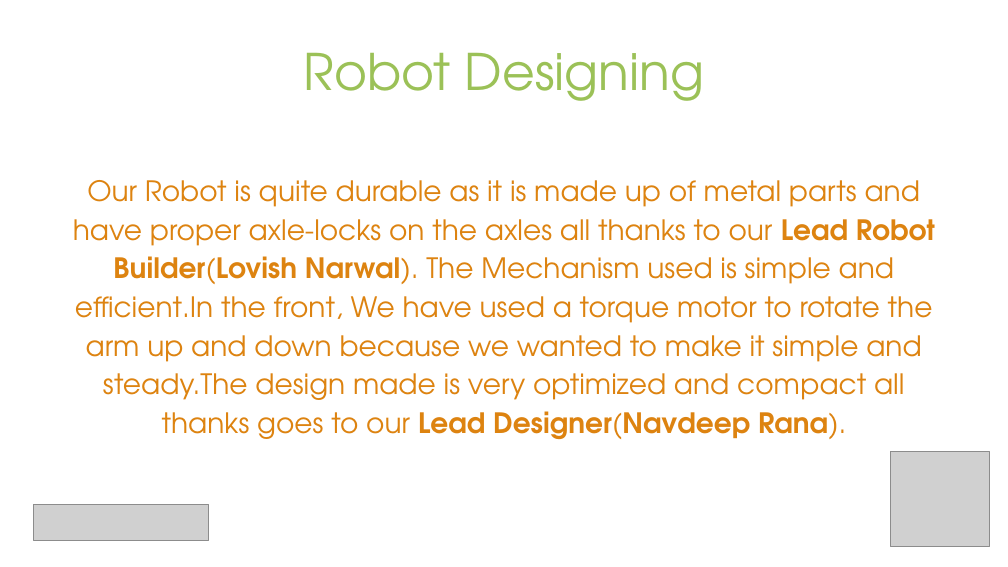
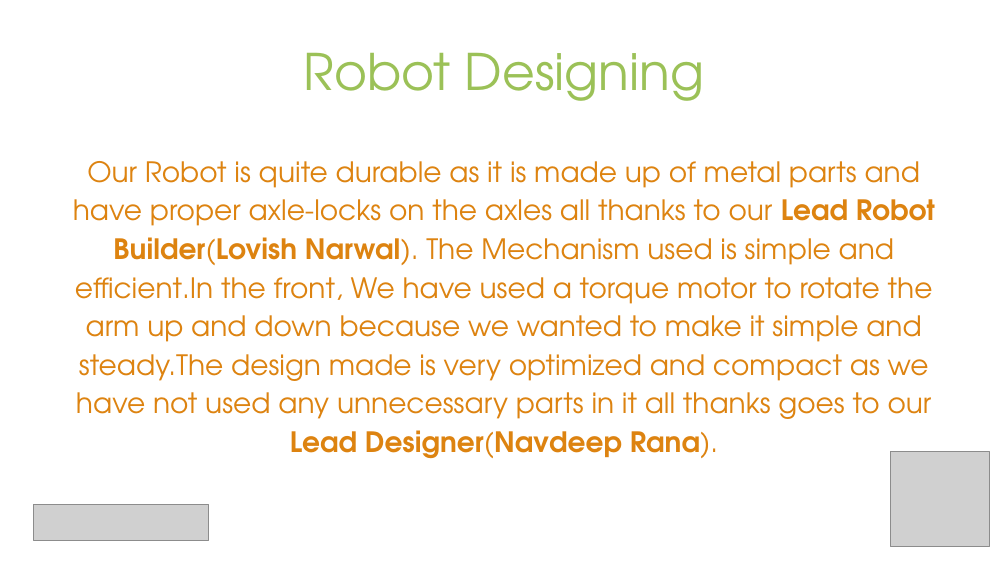
Before and after one commit to metpranshug/Navacharak, a slide deck: slide 5 of Navacharak-IRC.pptx. Drawn at 1008x567 pixels with LibreOffice and Linux fonts; fonts in the diff are those of the drawing; grey boxes stand for pictures. Boxes give left, top, right and bottom in pixels: in the first picture for what was removed or moved away, otherwise in the second. Text is boxed around its words. In the diff, an @@ line names an element or a change of style, - is before the commit and + after.

```diff
--- a/Navacharak-IRC.pptx
+++ b/Navacharak-IRC.pptx
@@ text at (x1=73, y1=161, x2=935, y2=458): text changed @@
-Our Robot is quite durable as it is made up of metal parts and have proper axle-locks on the axles all thanks to our Lead Robot Builder(Lovish Narwal). The Mechanism used is simple and efficient.In the front, We have used a torque motor to rotate the arm up and down because we wanted to make it simple and steady.The design made is very optimized and compact all thanks goes to our Lead Designer(Navdeep Rana).
+Our Robot is quite durable as it is made up of metal parts and have proper axle-locks on the axles all thanks to our Lead Robot Builder(Lovish Narwal). The Mechanism used is simple and efficient.In the front, We have used a torque motor to rotate the arm up and down because we wanted to make it simple and steady.The design made is very optimized and compact as we have not used any unnecessary parts in it all thanks goes to our Lead Designer(Navdeep Rana).
```
Also in this commit, not shown: 3 other slides changed, 1 slide added, 1 slide removed, 1 other file.
